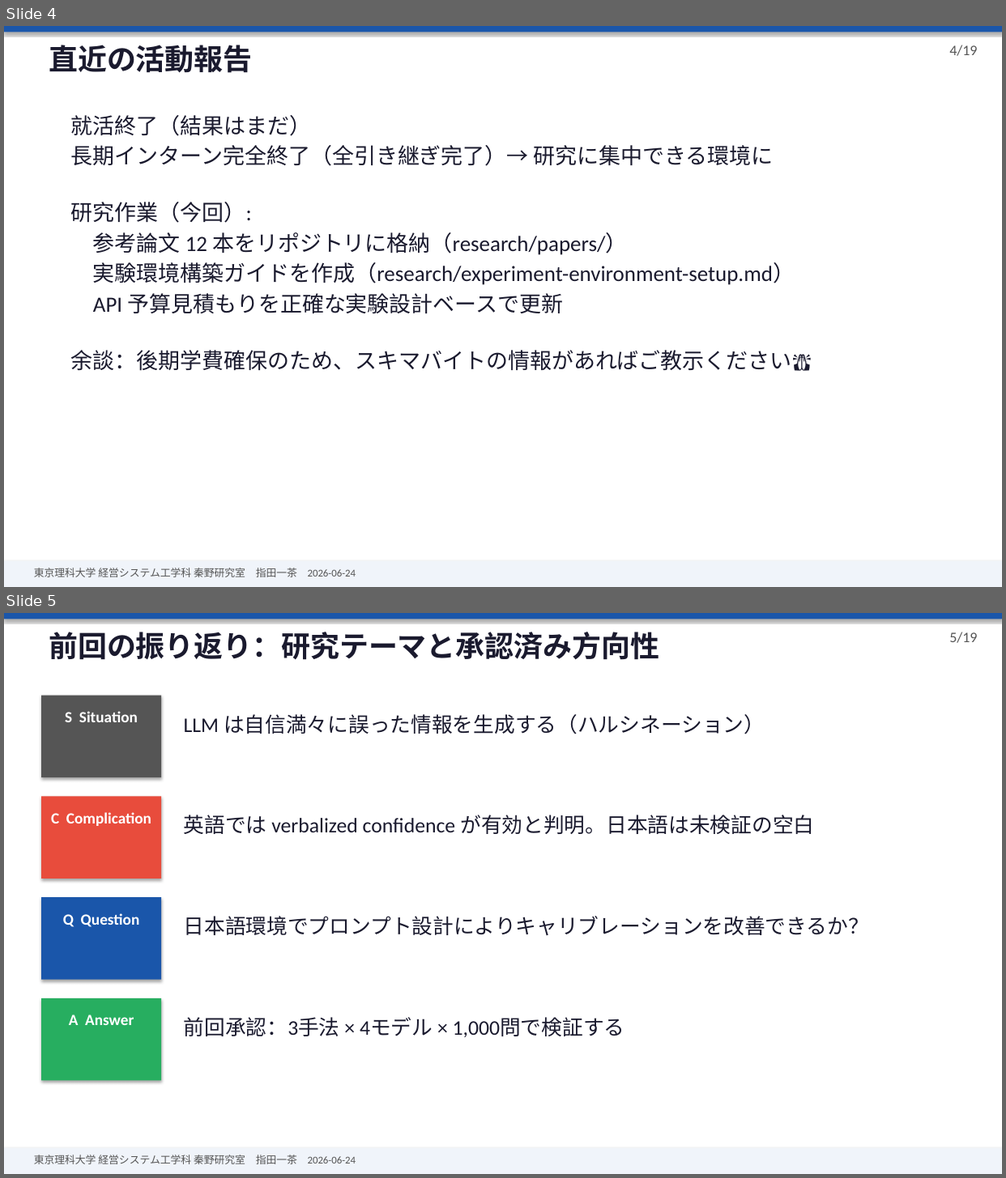
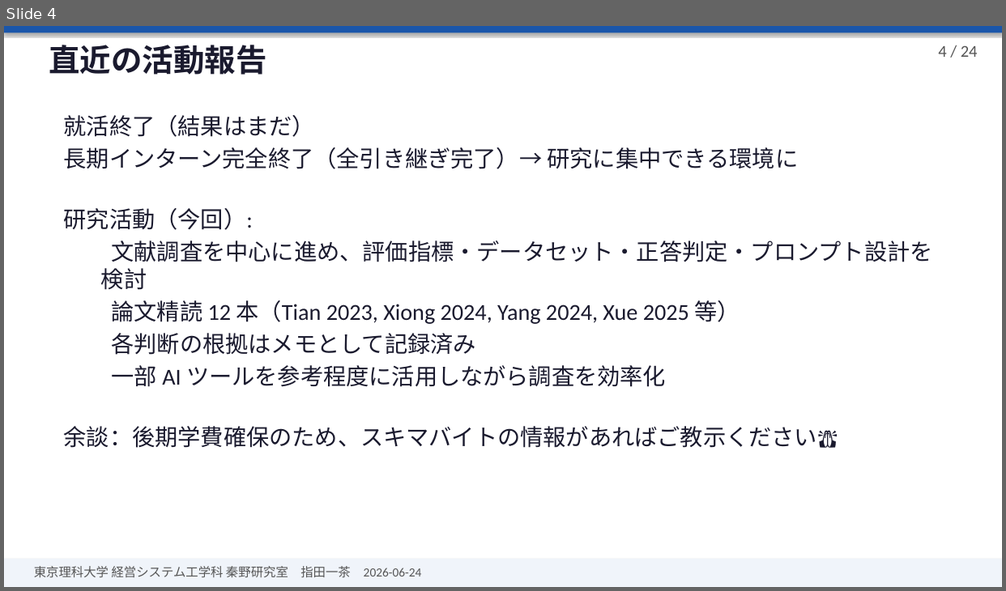
Before and after one commit to issa311sas-hub/test, a slide deck: research/presentations/2026-06-24-seminar-slides.pptx. Shown one above the other, each under a label of ours: slides 4 and 5 before the commit, slide 4 after it. The pictures are 1006x1178 and 1006x591 pixels, drawn with LibreOffice and Linux fonts; fonts in the diff are those of the drawing. Boxes give left, top, right and bottom in pixels: in the first picture for what was removed or moved away, otherwise in the second. Text is boxed around its words. In the diff, an @@ line names an element or a change of style, - is before the commit and + after.

```diff
--- a/research/presentations/2026-06-24-seminar-slides.pptx
+++ b/research/presentations/2026-06-24-seminar-slides.pptx
@@ slide 5 removed at (4, 613, 1002, 1174), background #FFFFFF @@
@@ rectangle removed at (4, 613, 1002, 619) @@
@@ text removed at (49, 632, 659, 660) @@
-前回の振り返り：研究テーマと承認済み方向性
@@ text removed at (949, 632, 977, 643) @@
-5/19
@@ rectangle removed at (41, 696, 161, 777) @@
@@ text removed at (65, 711, 138, 722) @@
-S Situation
@@ text removed at (184, 714, 765, 735) @@
-LLM は自信満々に誤った情報を生成する（ハルシネーション）
@@ rectangle removed at (41, 796, 161, 879) @@
@@ text removed at (51, 812, 151, 826) @@
-C Complication
@@ text removed at (184, 815, 814, 834) @@
-英語では verbalized confidence が有効と判明。日本語は未検証の空白
@@ rectangle removed at (41, 897, 161, 980) @@
@@ text removed at (63, 914, 140, 927) @@
-Q Question
@@ text removed at (184, 916, 869, 935) @@
-日本語環境でプロンプト設計によりキャリブレーションを改善できるか？
@@ rectangle removed at (41, 999, 161, 1081) @@
@@ text removed at (69, 1015, 134, 1025) @@
-A Answer
@@ text removed at (184, 1017, 625, 1037) @@
-前回承認：3手法 × 4モデル × 1,000問で検証する
@@ rectangle removed at (4, 1148, 1002, 1174) @@
@@ text removed at (34, 1155, 356, 1165) @@
-東京理科大学 経営システム工学科 秦野研究室 指田一茶 2026-06-24
@@ slide 4 changed as well @@
@@ text "直近の活動報告" at (49, 45, 266, 75): size 28 to 30 pt @@
@@ text at (938, 45, 978, 57): text changed; size 14 to 16 pt @@
-4/19
+4 / 24
@@ text "就活終了（結果はまだ）": place and size @@
-text "就活終了（結果はまだ）" at (71, 115, 812, 371)
+text "就活終了（結果はまだ）" at (64, 115, 933, 448)
@@ text at (64, 115, 838, 448): size 21 to 22 pt in "就活終了（結果はまだ）", "長期インターン完全終了（全引き継ぎ完了）→ 研究に集中できる環境に", "余談：後期学費確保のため、スキマバイトの情報があればご教示ください🙏"; more space between paragraphs @@
@@ text at (64, 208, 933, 387): text changed; size 21 to 22 pt @@
-研究作業（今回）:
-参考論文 12 本をリポジトリに格納（research/papers/）
-実験環境構築ガイドを作成（research/experiment-environment-setup.md）
-API 予算見積もりを正確な実験設計ベースで更新
+研究活動（今回）:
+  文献調査を中心に進め、評価指標・データセット・正答判定・プロンプト設計を検討
+  論文精読 12 本（Tian 2023, Xiong 2024, Yang 2024, Xue 2025 等）
+  各判断の根拠はメモとして記録済み
+  一部 AI ツールを参考程度に活用しながら調査を効率化
@@ text "東京理科大学 経営システム工学科 秦野研究室 指田一茶 2026-06-24" at (34, 566, 422, 578): size 10 to 12 pt @@
```
Also in this commit, not shown: 13 other slides changed, 10 slides added, 4 other slides removed, 1 other file.
